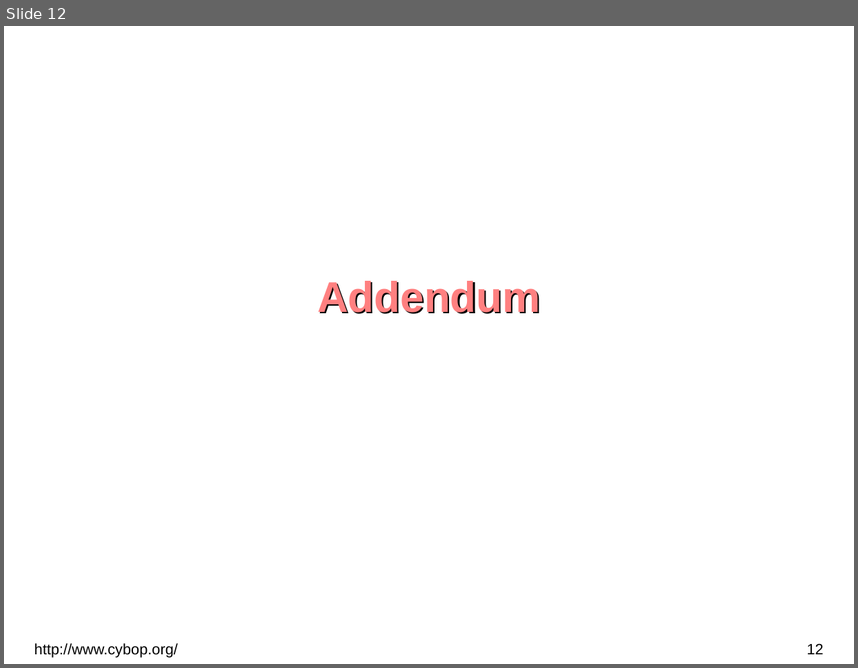
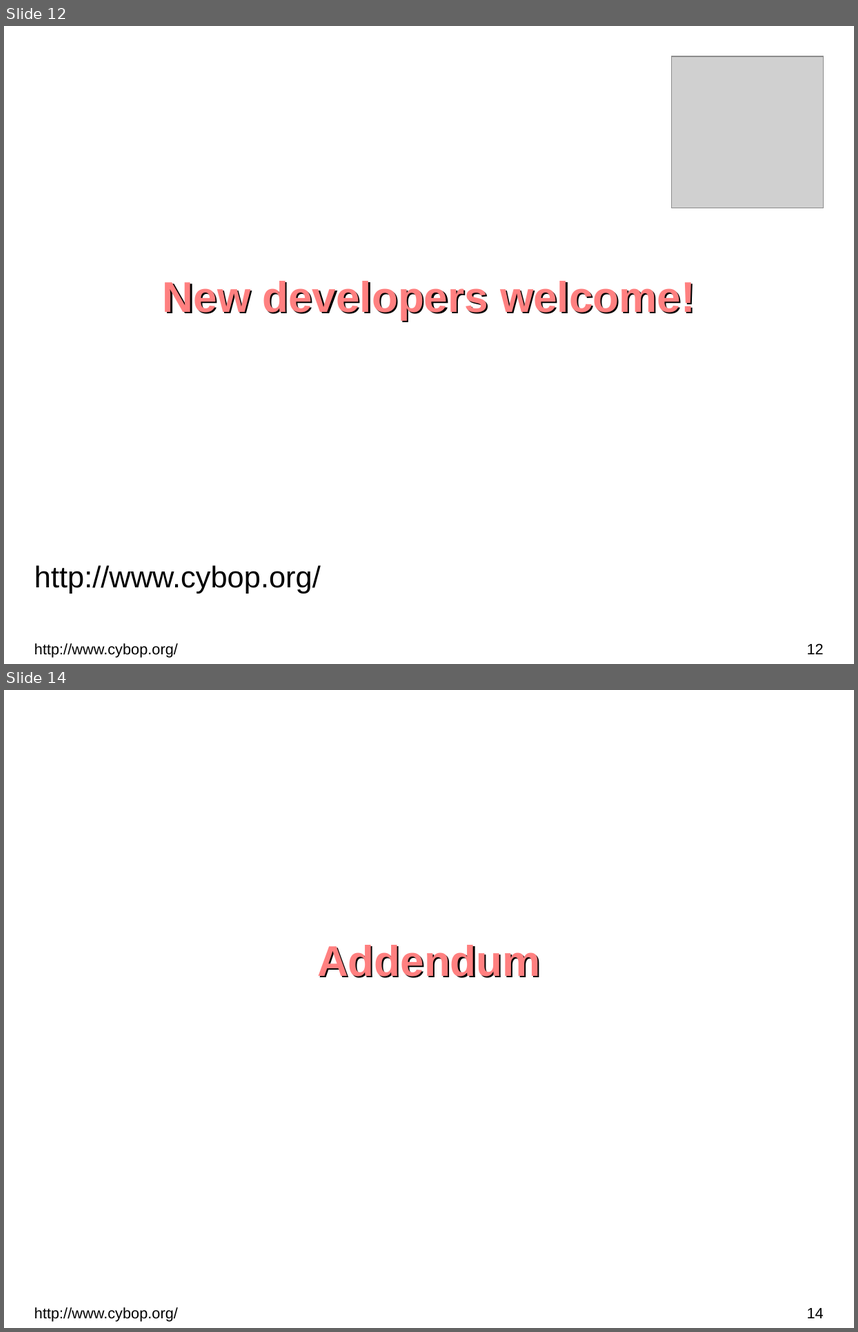
Before and after one commit to GitMirroring/cybop, a slide deck: doc/lightning_talk/cybop.odp. Shown one above the other, each under a label of ours: slide 12 before the commit, slides 12 and 14 after it; the slides between them are not shown. The pictures are 858x668 and 858x1332 pixels, drawn with LibreOffice and Linux fonts; fonts in the diff are those of the drawing; grey boxes stand for pictures; background and template pictures are left out. Boxes give left, top, right and bottom in pixels: in the first picture for what was removed or moved away, otherwise in the second. Text is boxed around its words. In the diff, an @@ line names an element or a change of style, - is before the commit and + after.

```diff
--- a/doc/lightning_talk/cybop.odp
+++ b/doc/lightning_talk/cybop.odp
@@ slide 12 added at (4,26,854,664), background picture (left out); not listed: 3 template elements that a slide beside it also shows @@
@@ picture added at (672,56,824,208) @@
@@ text added at (163,281,695,319), 40 pt, text #FF8080, bold @@
+New developers welcome!
@@ text added at (34,565,321,593), 28 pt, text #000000 @@
+http://www.cybop.org/
@@ what was slide 12 is now slide 14 @@
@@ page number at (807,1308,824,1318): text changed @@
-12
+14
```
Also in this commit, not shown: 1 slide changed, 1 other slide added, 2 other files.
